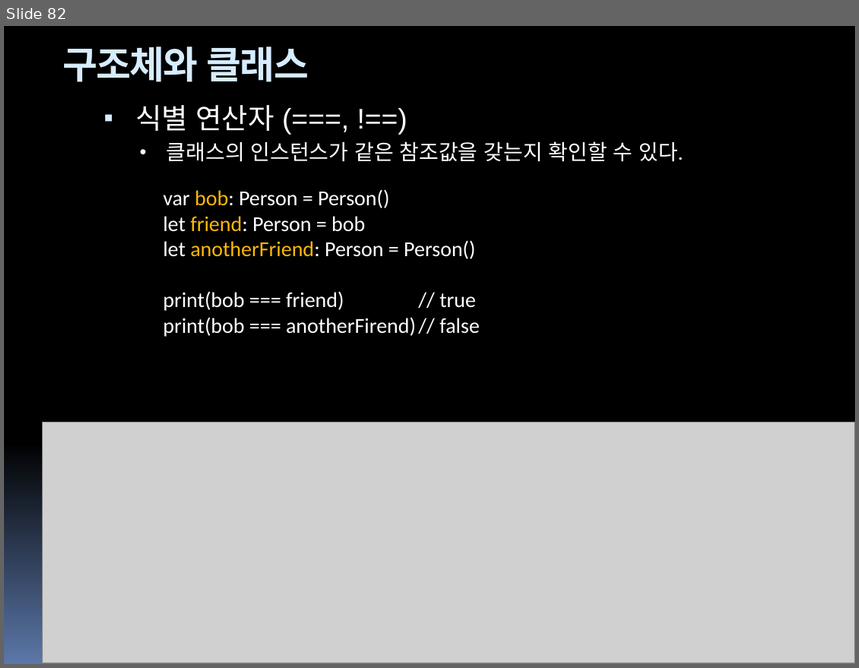
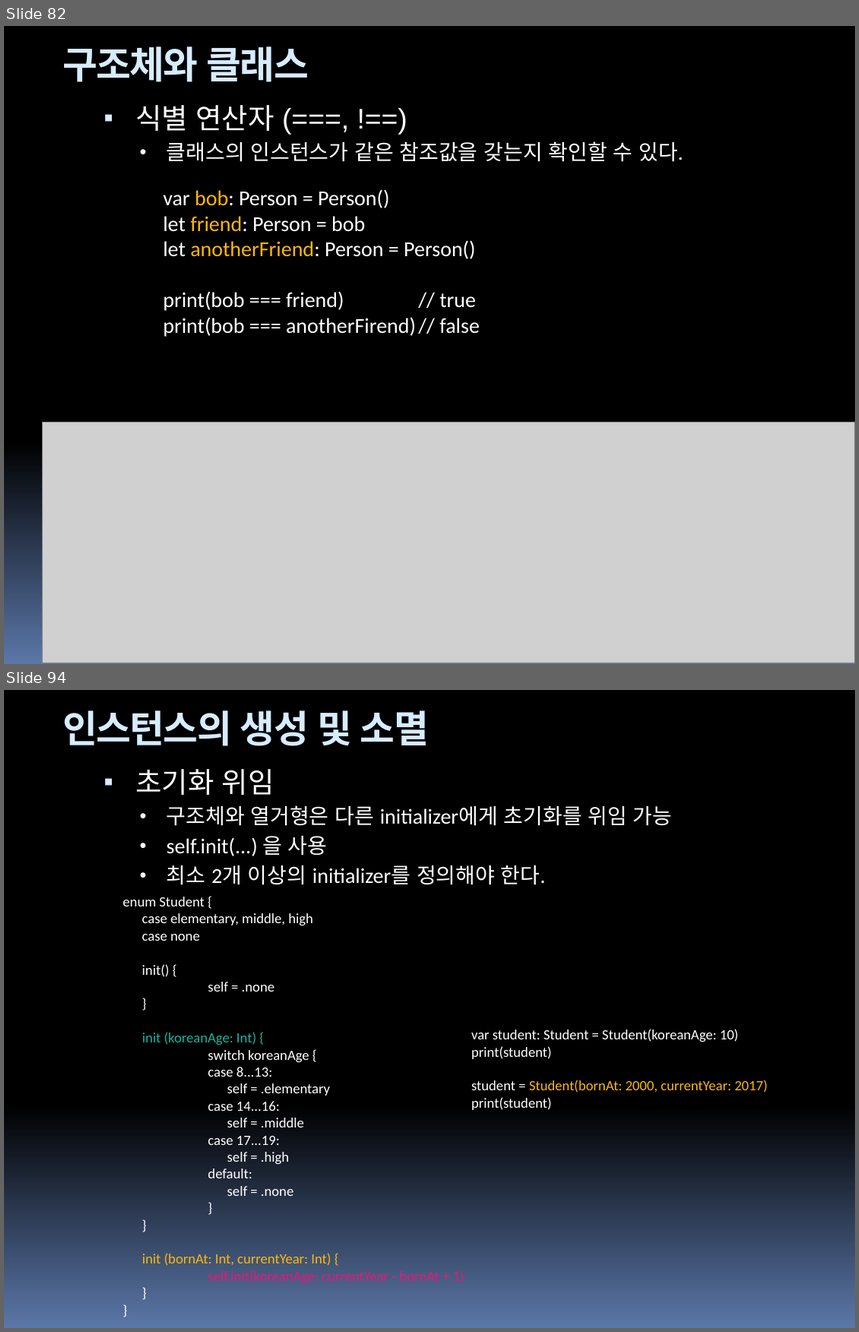
Before and after one commit to hounga13/helloSwift, a slide deck: Swift세미나자료.pptx. Shown one above the other, each under a label of ours: slide 82 before the commit, slides 82 and 94 after it; the slides between them are not shown. The pictures are 859x668 and 859x1332 pixels, drawn with LibreOffice and Linux fonts; fonts in the diff are those of the drawing; grey boxes stand for pictures. Boxes give left, top, right and bottom in pixels: in the first picture for what was removed or moved away, otherwise in the second. Text is boxed around its words. In the diff, an @@ line names an element or a change of style, - is before the commit and + after.

```diff
--- a/Swift세미나자료.pptx
+++ b/Swift세미나자료.pptx
@@ slide 94 added at bbox=[4, 690, 855, 1328], background gradient #000000 to #5B77A8; not listed: 4 template elements that a slide beside it also shows @@
@@ title added at bbox=[63, 711, 429, 746], 32 pt, text #D6ECFF, bold @@
+인스턴스의 생성 및 소멸
@@ text added at bbox=[135, 769, 673, 885], 18 pt, text #FFFFFF @@
+▪ 초기화 위임
+  • 구조체와 열거형은 다른 initializer에게 초기화를 위임 가능
+  • self.init(...) 을 사용
+  • 최소 2개 이상의 initializer를 정의해야 한다.
@@ text added at bbox=[123, 897, 465, 1284], 12 pt, text #FFFFFF @@
+enum Student {
+case elementary, middle, high
+case none
+init() {
+self = .none
+}
+init (koreanAge: Int) {
+switch koreanAge {
+case 8...13:
+self = .elementary
+case 14...16:
+self = .middle
+case 17...19:
+self = .high
+default:
+self = .none
+}
+}
+init (bornAt: Int, currentYear: Int) {
+self.init(koreanAge: currentYear - bornAt + 1)
+}
+}
@@ text added at bbox=[471, 1029, 768, 1110], 12 pt, text #FFFFFF @@
+var student: Student = Student(koreanAge: 10)
+print(student)
+student = Student(bornAt: 2000, currentYear: 2017)
+print(student)
```
Also in this commit, not shown: 17 other slides added, 2 other files.
